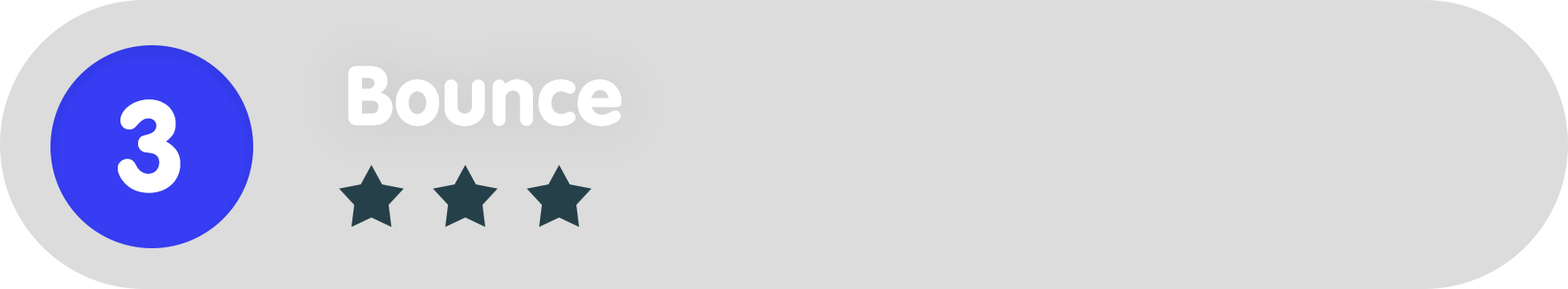
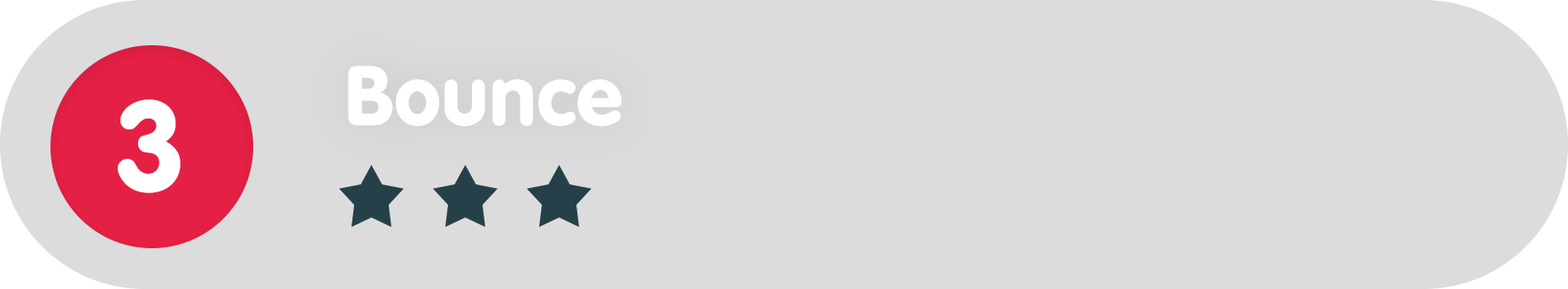
Layers edited between the first and the second (1568, 289) image:
painted on "Ellipse_green" over [50, 45, 254, 248]
